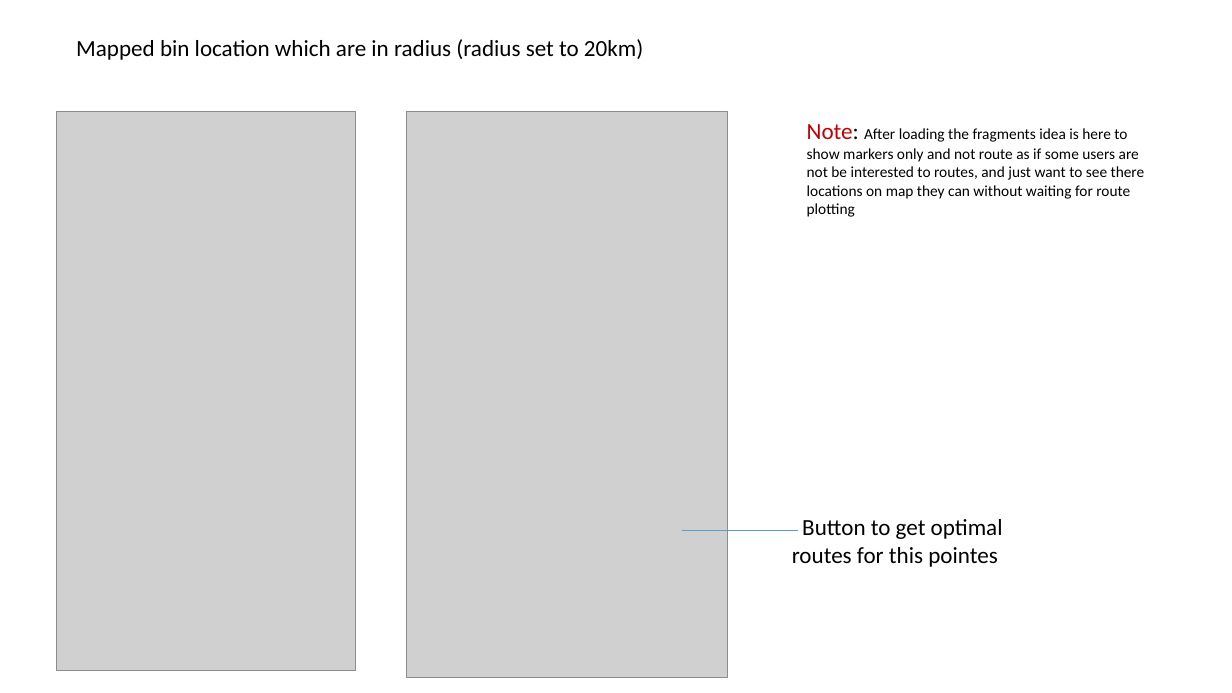
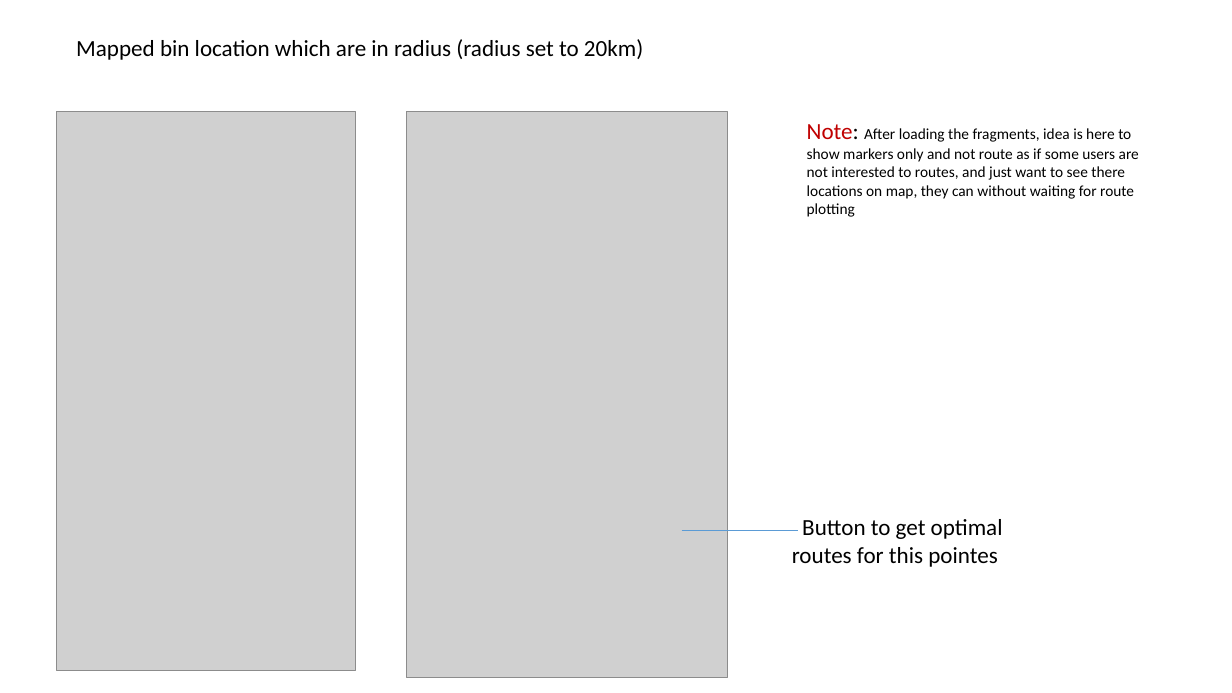
Before and after one commit to priti-p/SmartBin, a slide deck: slide 6 of Smart Bin.pptx. Drawn at 1232x693 pixels with LibreOffice and Linux fonts; fonts in the diff are those of the drawing; grey boxes stand for pictures. Boxes give left, top, right and bottom in pixels: in the first picture for what was removed or moved away, otherwise in the second. Text is boxed around its words. In the diff, an @@ line names an element or a change of style, - is before the commit and + after.

```diff
--- a/Smart Bin.pptx
+++ b/Smart Bin.pptx
@@ text at (807,124,1139,217): text changed @@
-Note: After loading the fragments idea is here to show markers only and not route as if some users are not be interested to routes, and just want to see there locations on map they can without waiting for route plotting
+Note: After loading the fragments, idea is here to show markers only and not route as if some users are not interested to routes, and just want to see there locations on map, they can without waiting for route plotting
```
Also in this commit, not shown: 3 other slides changed.
